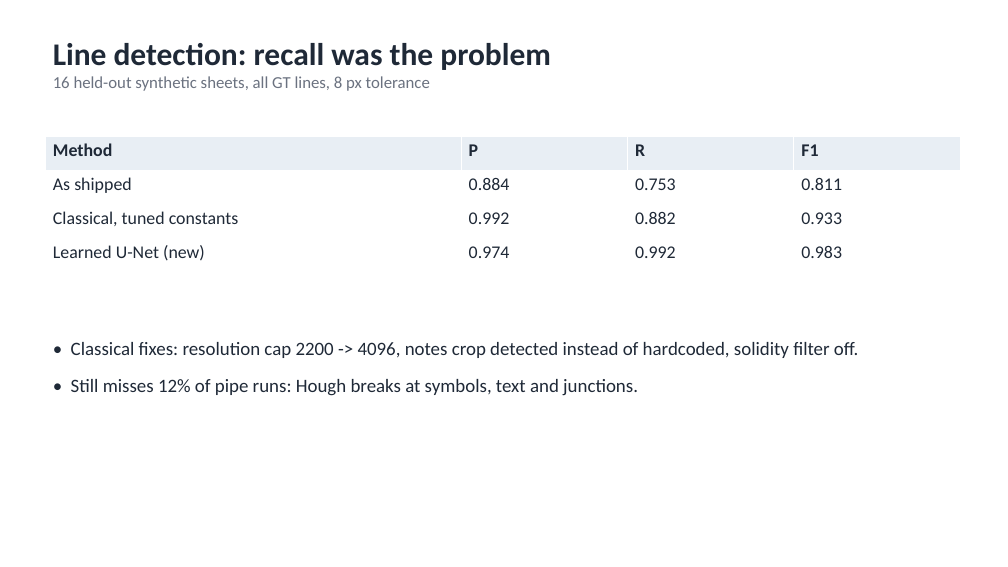
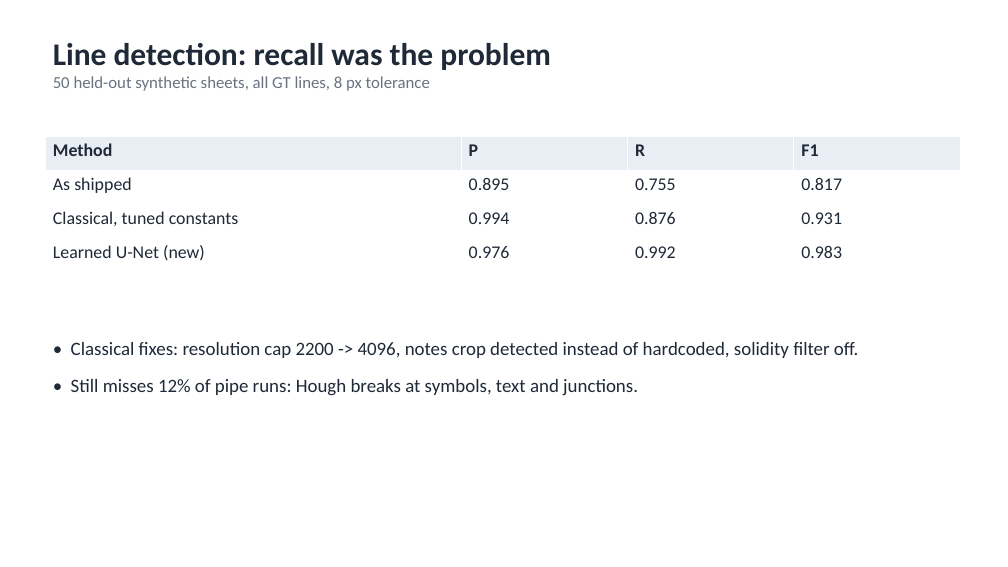
Before and after one commit to WeiKangda/PnIDAgent, a slide deck: slide 4 of weekly_update/2026-09-21_pipeline_accuracy_update.pptx. Drawn at 1008x567 pixels with LibreOffice and Linux fonts; fonts in the diff are those of the drawing. Boxes give left, top, right and bottom in pixels: in the first picture for what was removed or moved away, otherwise in the second. Text is boxed around its words. In the diff, an @@ line names an element or a change of style, - is before the commit and + after.

```diff
--- a/weekly_update/2026-09-21_pipeline_accuracy_update.pptx
+++ b/weekly_update/2026-09-21_pipeline_accuracy_update.pptx
@@ text at <box>53,76,430,91</box>: text changed @@
-16 held-out synthetic sheets, all GT lines, 8 px tolerance
+50 held-out synthetic sheets, all GT lines, 8 px tolerance
@@ table at <box>45,136,960,272</box> @@
-row 2: As shipped | 0.884 | 0.753 | 0.811
+row 2: As shipped | 0.895 | 0.755 | 0.817
-row 3: Classical, tuned constants | 0.992 | 0.882 | 0.933
+row 3: Classical, tuned constants | 0.994 | 0.876 | 0.931
-row 4, column 2: 0.974
+row 4, column 2: 0.976
```
Also in this commit, not shown: 3 other slides changed, 1 other file.
